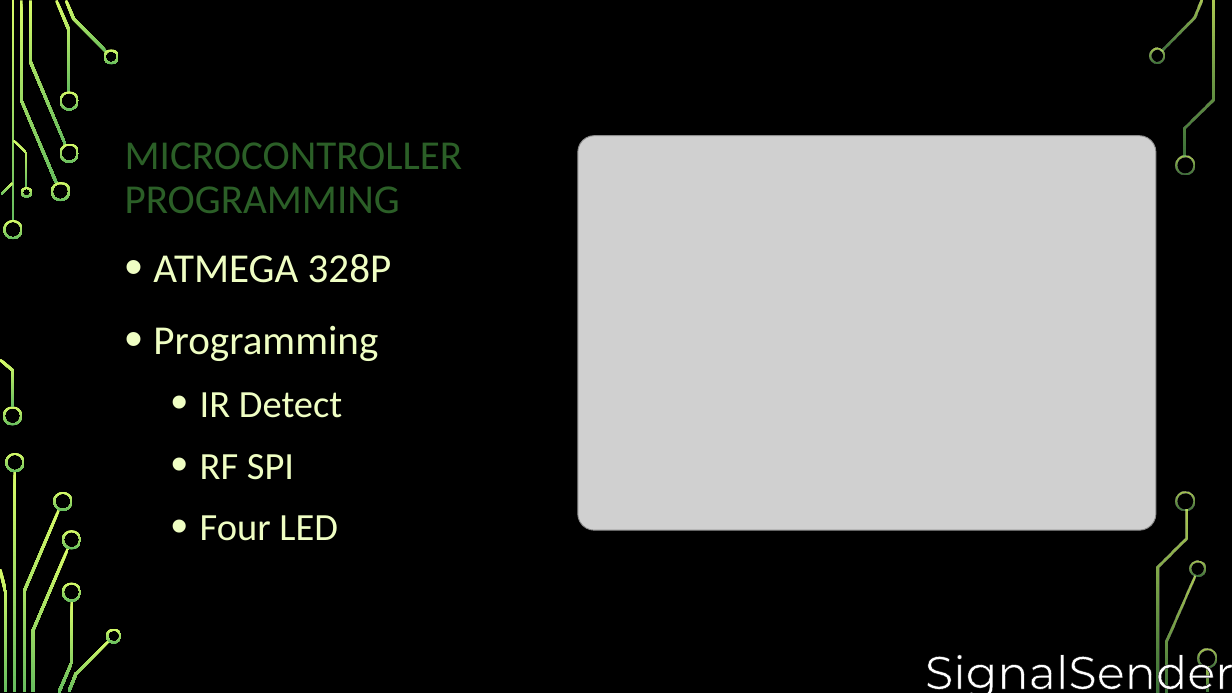
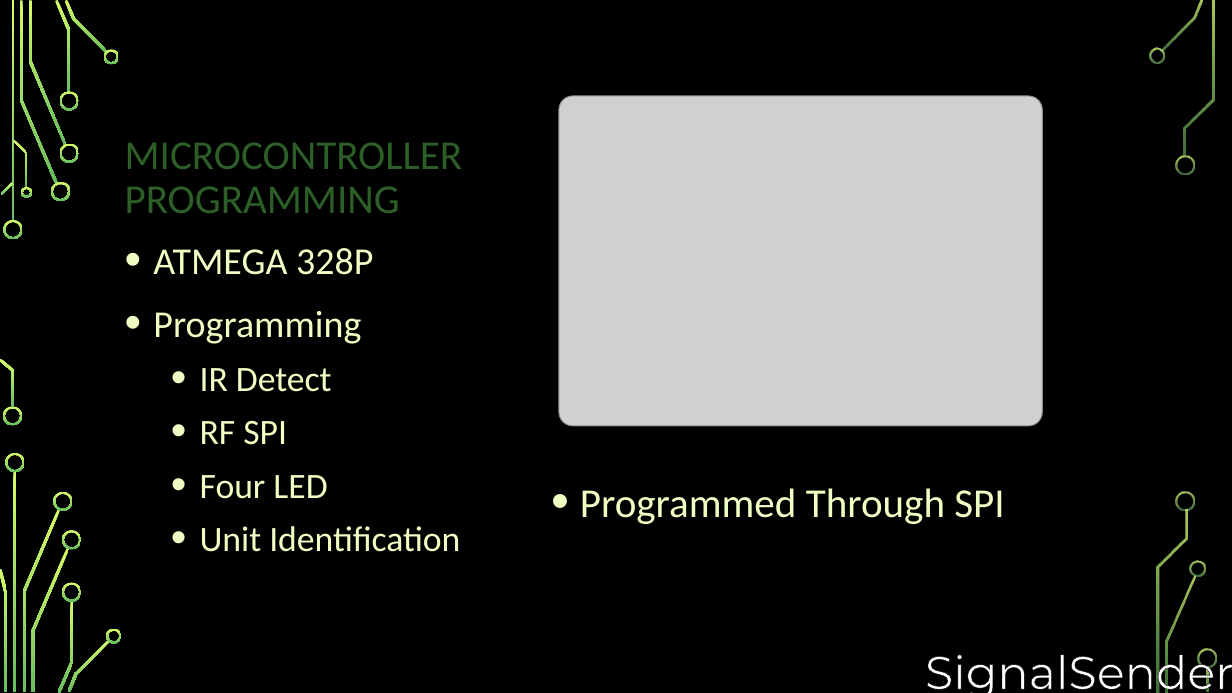
Before and after one commit to djklup/SignalSenders, a slide deck: slide 10 of Project Details/IR Presentation 3.pptx. Drawn at 1232x693 pixels with LibreOffice and Linux fonts; fonts in the diff are those of the drawing; grey boxes stand for pictures; background and template pictures are left out. Boxes give left, top, right and bottom in pixels: in the first picture for what was removed or moved away, otherwise in the second. Text is boxed around its words. In the diff, an @@ line names an element or a change of style, - is before the commit and + after.

```diff
--- a/Project Details/IR Presentation 3.pptx
+++ b/Project Details/IR Presentation 3.pptx
@@ picture: place and size @@
-picture at bbox=[578, 136, 1156, 531]
+picture at bbox=[559, 96, 1043, 426]
@@ text at bbox=[153, 248, 373, 499]: size 32 to 29.6 pt in "ATMEGA 328P", "Programming"; size 30 to 27.8 pt in "IR Detect", "RF SPI", "Four LED"; line spacing 1.2 to 1.1 @@
@@ text added at bbox=[580, 488, 1004, 524], 32 pt, text #EFFEC3 @@
+• Programmed Through SPI
@@ text at bbox=[200, 526, 460, 552]: paragraph added @@
+  • Unit Identification
```
Also in this commit, not shown: 7 other slides changed.
